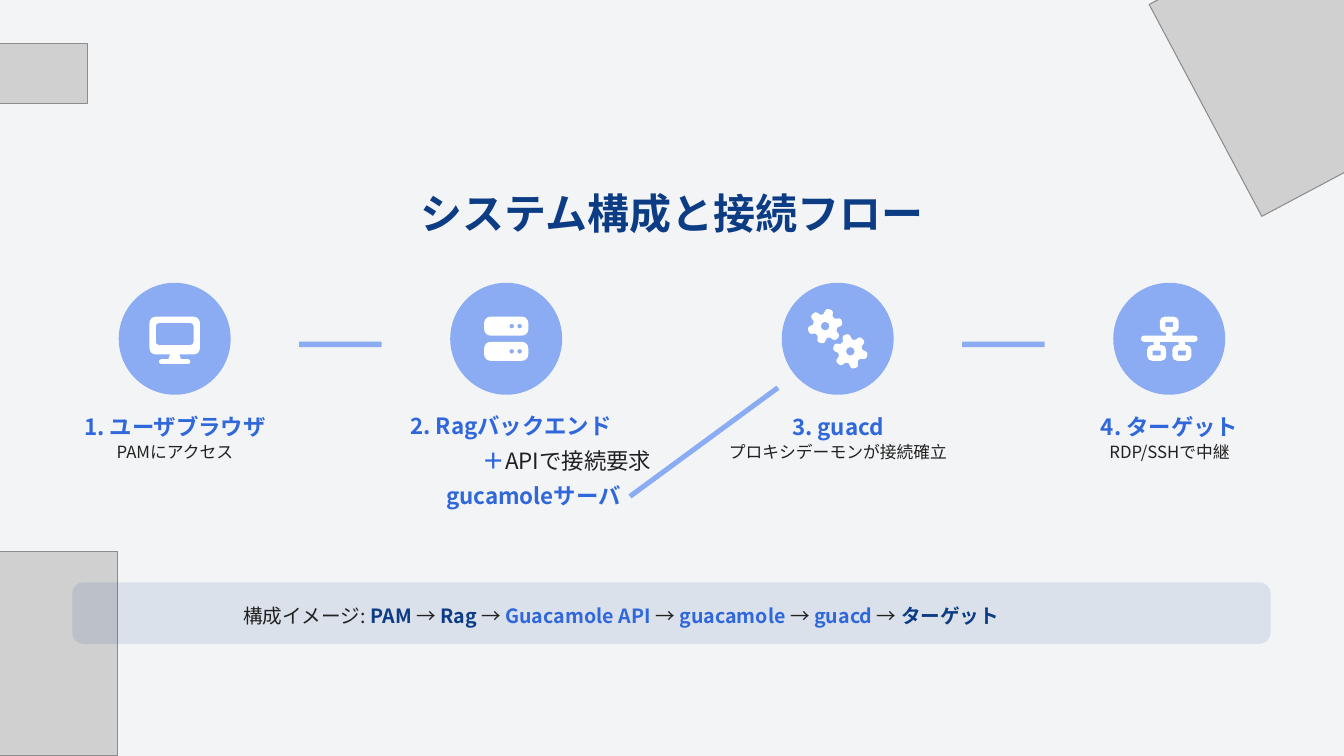
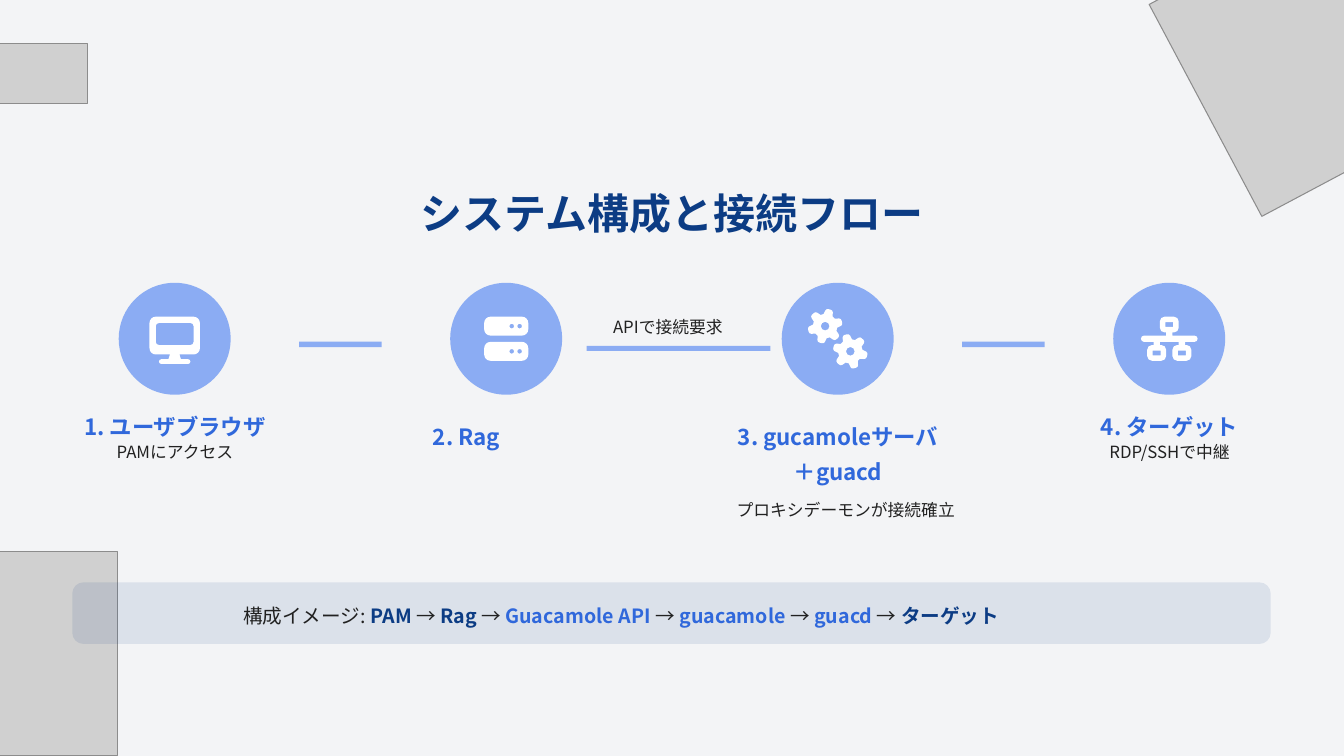
Before and after one commit to fyh0074/0074, a slide deck: slide 5 of RagとGuacamole：関係と仕組みの紹介.pptx. Drawn at 1344x756 pixels with LibreOffice and Linux fonts; fonts in the diff are those of the drawing; grey boxes stand for pictures; background and template pictures are left out. Boxes give left, top, right and bottom in pixels: in the first picture for what was removed or moved away, otherwise in the second. Text is boxed around its words. In the diff, an @@ line names an element or a change of style, - is before the commit and + after.

```diff
--- a/RagとGuacamole：関係と仕組みの紹介.pptx
+++ b/RagとGuacamole：関係と仕組みの紹介.pptx
@@ text added at [613,319,723,335], 12 pt, text #212121 @@
+APIで接続要求
@@ freeform shape at [587,346,770,351]: rotation 323 to 0 degrees; outline redrawn @@
@@ text at [433,428,500,451]: text changed @@
-2. Ragバックエンド
-＋APIで接続要求
-gucamoleサーバ
+2. Rag
@@ text at [738,426,938,486]: text changed @@
-3. guacd
+3. gucamoleサーバ
+＋guacd
@@ text "プロキシデーモンが接続確立": place and size @@
-text "プロキシデーモンが接続確立" at [729,444,947,460]
+text "プロキシデーモンが接続確立" at [737,502,955,518]
```
Also in this commit, not shown: 3 other slides changed, 1 slide added, 2 slides removed.
